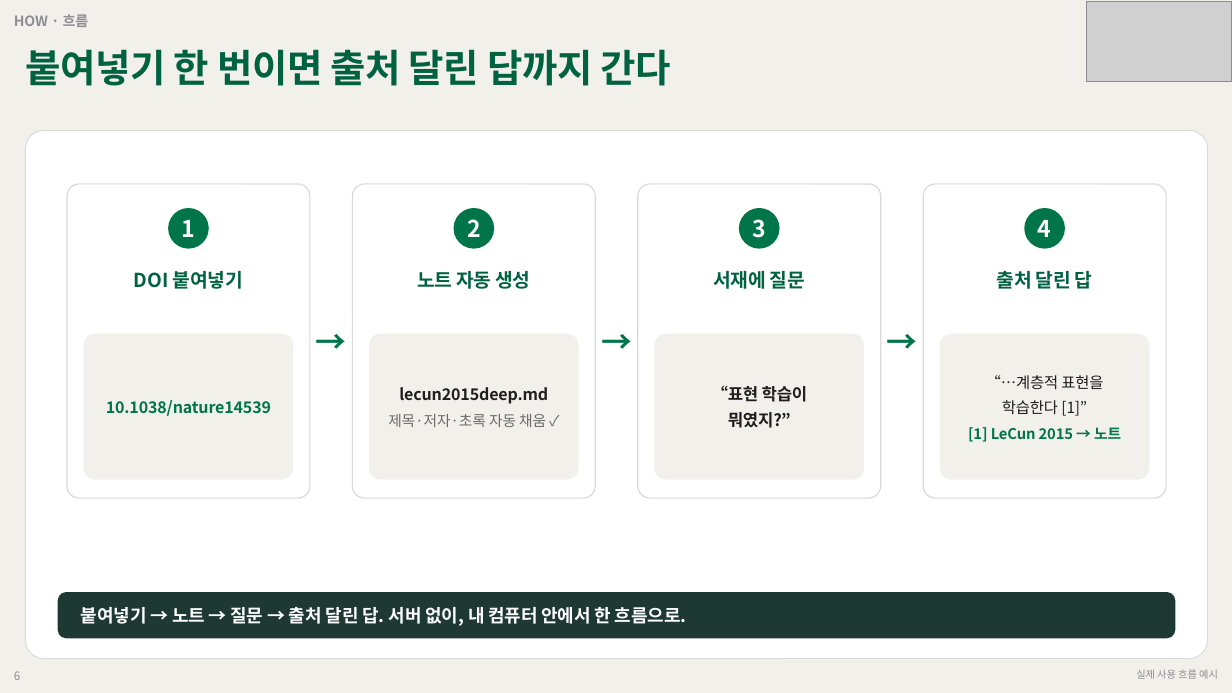
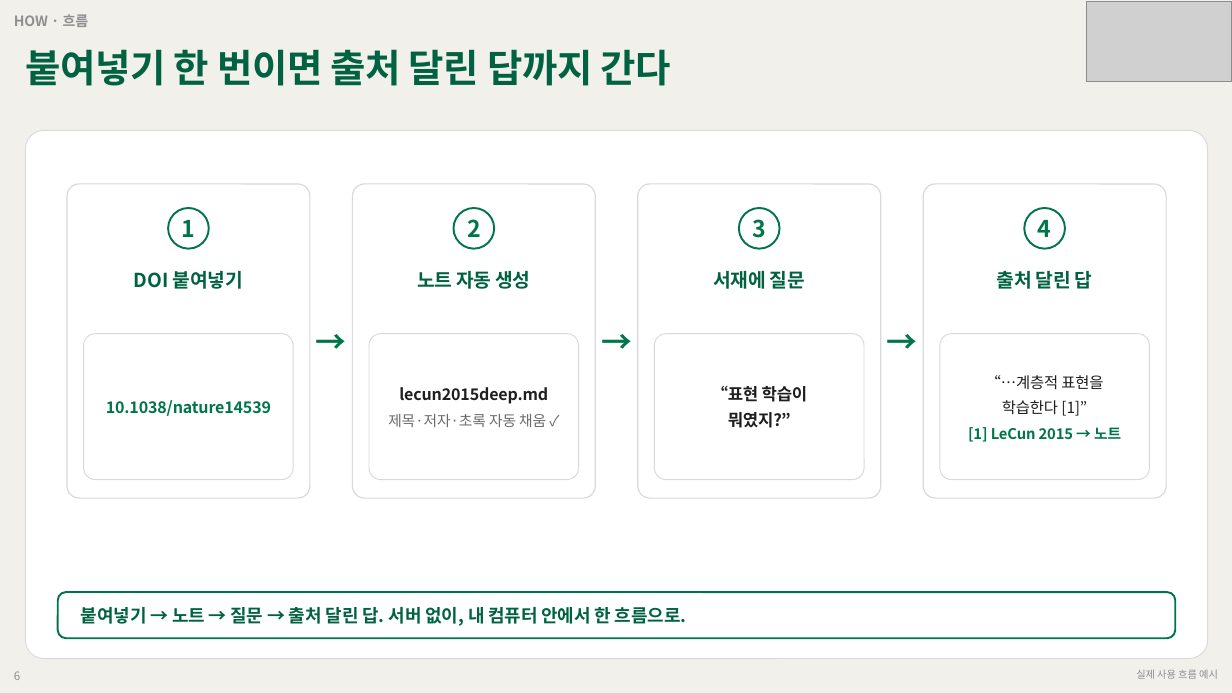
Before and after one commit to grotyx/rag-obsidian, a slide deck: slide 6 of presentation/rag_obsidian_deck.pptx. Drawn at 1232x693 pixels with LibreOffice and Linux fonts; fonts in the diff are those of the drawing; grey boxes stand for pictures. Boxes give left, top, right and bottom in pixels: in the first picture for what was removed or moved away, otherwise in the second. Text is boxed around its words. In the diff, an @@ line names an element or a change of style, - is before the commit and + after.

```diff
--- a/presentation/rag_obsidian_deck.pptx
+++ b/presentation/rag_obsidian_deck.pptx
@@ text colour #FFFFFF to #00754A in 4 elements at (182, 220, 196, 237), (467, 219, 481, 237), (752, 219, 766, 238), (1038, 220, 1052, 237) @@
@@ fill #00754A to none; outline none to #00754A 1.5 pt in 4 elements at (168, 208, 209, 249), (454, 208, 494, 249), (739, 208, 780, 249), (1025, 208, 1066, 249) @@
@@ fill #F2F0EB to none; outline none to #D9D9D9 0.75 pt in 4 elements at (84, 334, 294, 480), (369, 334, 579, 480), (654, 334, 864, 480), (940, 334, 1150, 480) @@
@@ rounded rectangle at (58, 592, 1176, 639): fill #1E3932 to none; outline none to #00754A 1.5 pt @@
@@ text "붙여넣기 → 노트 → 질문 ..." at (81, 607, 687, 626): text colour #FFFFFF to #006241 @@
```
Also in this commit, not shown: 13 other slides changed, 3 slides added, 1 slide removed, 5 other files.
